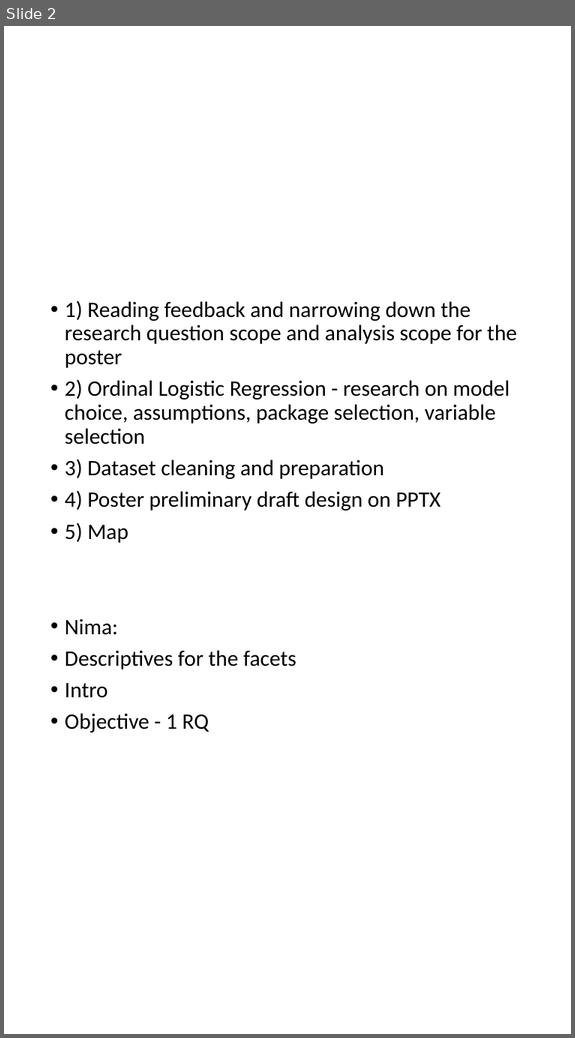
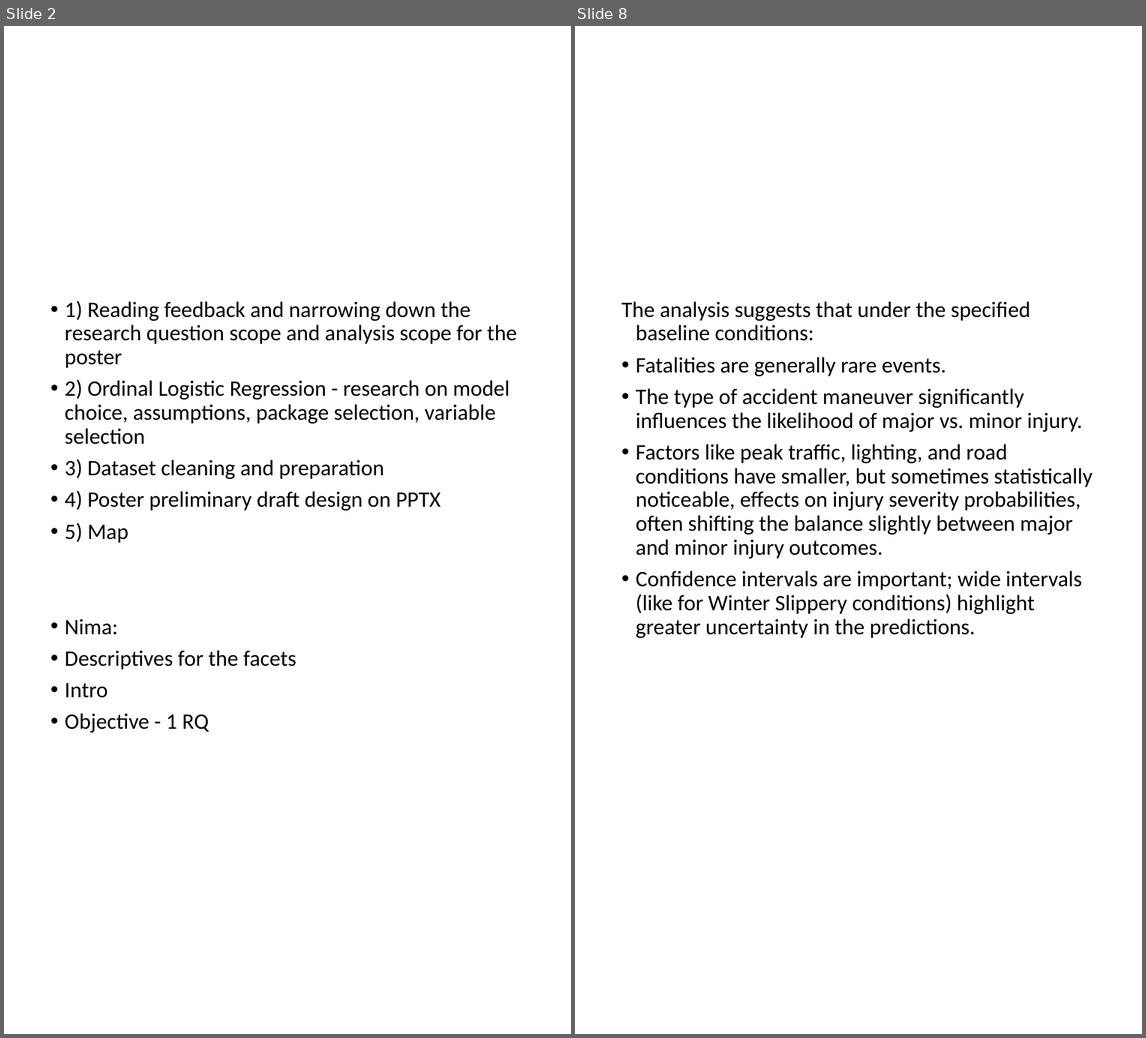
Before and after one commit to Yogada-Joshi/Berlin-bike-crashes, a slide deck: Poster.pptx. Shown side by side, each under a label of ours: slide 2 before the commit, slides 2 and 8 after it; the slides between them are not shown. The pictures are 575x1038 and 1146x1038 pixels, drawn with LibreOffice and Linux fonts; fonts in the diff are those of the drawing. Boxes give left, top, right and bottom in pixels: in the first picture for what was removed or moved away, otherwise in the second. Text is boxed around its words. In the diff, an @@ line names an element or a change of style, - is before the commit and + after.

```diff
--- a/Poster.pptx
+++ b/Poster.pptx
@@ slide 8 added at box(575, 26, 1142, 1034), background #FFFFFF @@
@@ text added at box(621, 301, 1093, 638), 21 pt, text #000000 @@
+The analysis suggests that under the specified baseline conditions:
+• Fatalities are generally rare events.
+• The type of accident maneuver significantly influences the likelihood of major vs. minor injury.
+• Factors like peak traffic, lighting, and road conditions have smaller, but sometimes statistically noticeable, effects on injury severity probabilities, often shifting the balance slightly between major and minor injury outcomes.
+• Confidence intervals are important; wide intervals (like for Winter Slippery conditions) highlight greater uncertainty in the predictions.
```
Also in this commit, not shown: 5 other slides added, 3 other files.
